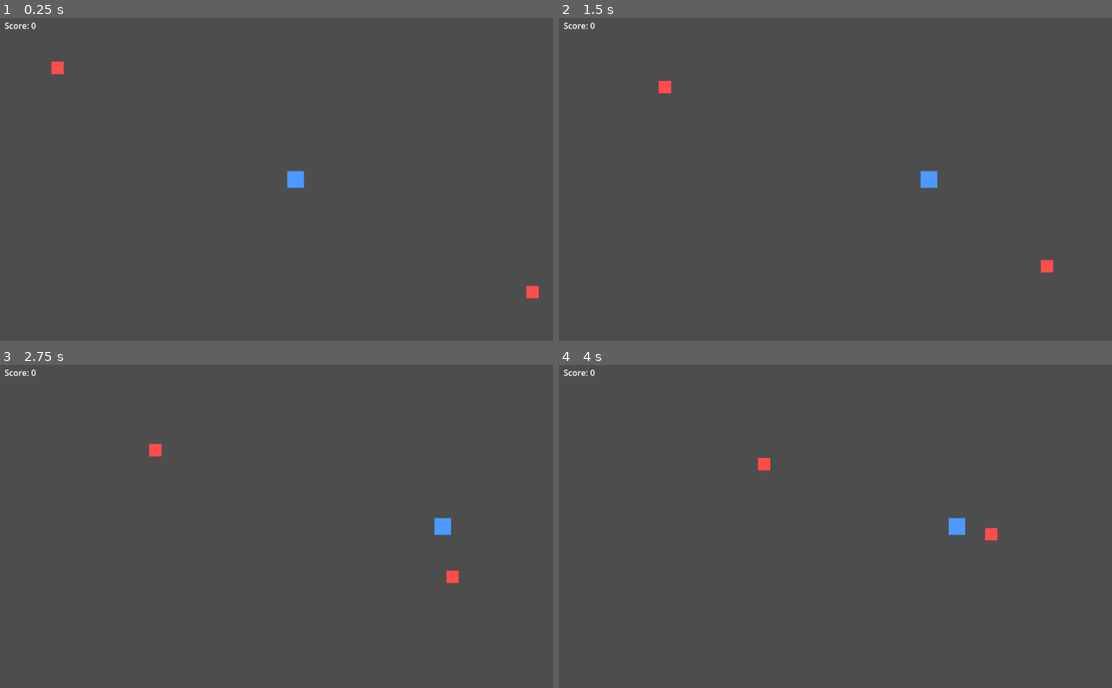
Above: before the commit, frames 1-4 (two rows, left to right).
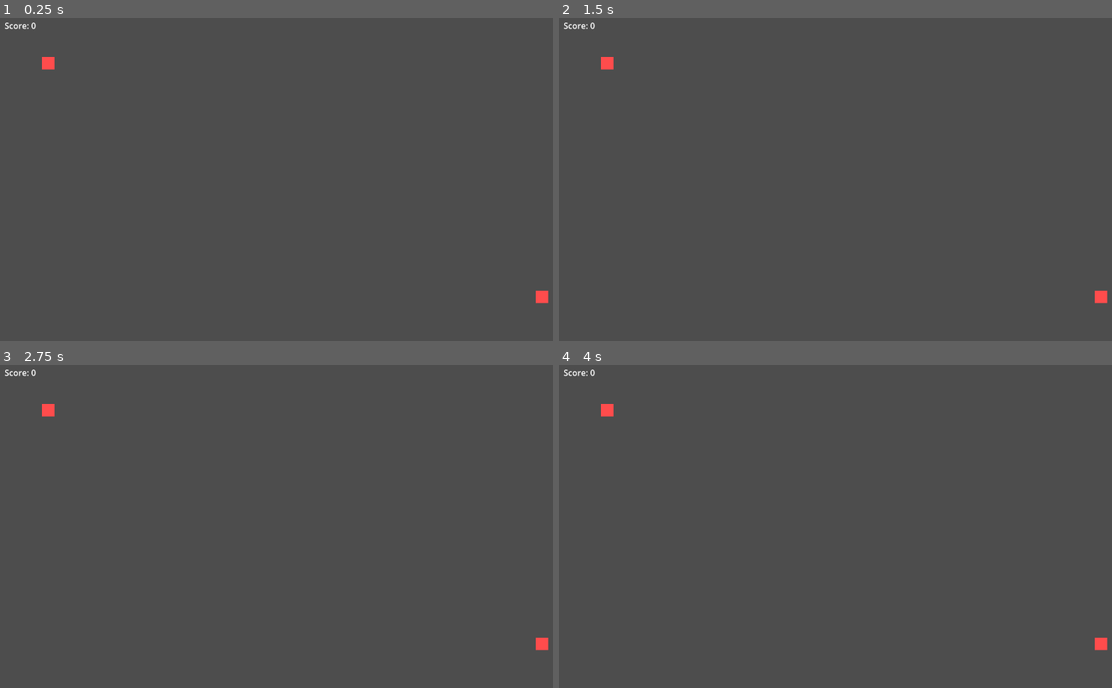
Above: after the commit, the same moments.

Repository: YodaTheCoder/godot-agent-bench
Game: Godot game, scene res://scenes/main.tscn
Same seed, same stepped clock (60 frames per second), same inputs: the game is played once before the commit and once after it.
Inputs (mouse positions are in pixels of both pictures, inside the frame that each line leads up to):
- Up to frame 1 (0.25 s): no input
- Up to frame 2 (1.5 s): tap Enter (ui_accept) at 0.5, 0.77 s; move the mouse to (984, 163) at 0.52 s; hold Right (ui_right) 0.53-1.25 s; hold Shift 0.53-1.25 s; click (984, 163) at 0.67 s; drag from (735, 195) to (824, 247) at 1.27 s
- Up to frame 3 (2.75 s): move the mouse to (353, 452) at 2.02 s; hold Right (ui_right) from 2.03 s (still down); tap Ctrl at 2.1 s
- Up to frame 4 (4 s): release Right (ui_right) at 2.75 s; drag from (824, 594) to (675, 474) at 2.77 s; move the mouse to (1034, 578) at 3.52 s; hold Left (ui_left) from 3.53 s (still down); tap Alt at 3.6 s; tap Enter (ui_accept) at 3.77 s

The runs differ from the first frame. In frame 1, 0.5% of the frame differs, in the area x 7-100%, y 12-89%; in frame 2, 0.5%; in frame 3, 0.5%; in frame 4, 0.5%.

Commit message:
e5-vk-qwen-ctx32k-20261109073914 011-status-effects r1

Diff:
--- a/scenes/player.tscn
+++ b/scenes/player.tscn
@@ -21,5 +21,8 @@
 [node name="Health" type="Node" parent="."]
 script = ExtResource("2_health")
 
+[node name="StatusEffects" type="Node" parent="."]
+script = ExtResource("res://scripts/components/status_effects.gd")
+
 [node name="Weapon" type="Node" parent="."]
 script = ExtResource("3_weapon")
--- /dev/null
+++ b/scripts/components/status_effects.gd
@@ -0,0 +1,43 @@
+class_name StatusEffects extends Node
+
+var active_effects: Array = []
+
+func _physics_process(delta: float) -> void:
+	tick(delta)
+
+func add(effect: StatusEffect) -> void:
+	var effect_data = {
+		"effect": effect,
+		"remaining_time": effect.duration
+	}
+	active_effects.append(effect_data)
+
+func tick(delta: float) -> void:
+	var i = 0
+	while i < active_effects.size():
+		var effect_data = active_effects[i]
+		var effect = effect_data["effect"]
+		var remaining_time = effect_data["remaining_time"]
+
+		var step = min(delta, remaining_time)
+		effect.apply_tick(get_parent(), step)
+
+		remaining_time -= step
+		effect_data["remaining_time"] = remaining_time
+
+		if remaining_time <= 0:
+			active_effects.remove_at(i)
+		else:
+			i += 1
+
+func active_count() -> int:
+	return active_effects.size()
+
+func speed_multiplier() -> float:
+	var multiplier = 1.0
+	for effect_data in active_effects:
+		var effect = effect_data["effect"]
+		if effect is Slow:
+			multiplier *= effect.multiplier
+
+	return multiplier
--- /dev/null
+++ b/scripts/effects/poison.gd
@@ -0,0 +1,22 @@
+class_name Poison extends StatusEffect
+
+@export var damage_per_second := 5.0
+
+func apply_tick(target: Node, delta: float) -> void:
+	var health_node = target.get_node("Health") if target.has_node("Health") else null
+	if health_node == null:
+		return
+
+	# Keep track of accumulated damage
+	if not target.has_meta("poison_damage_accumulated"):
+		target.set_meta("poison_damage_accumulated", 0.0)
+
+	var accumulated = target.get_meta("poison_damage_accumulated")
+	accumulated += damage_per_second * delta
+	var damage_to_deal = int(accumulated)
+	accumulated -= damage_to_deal
+
+	if damage_to_deal > 0:
+		health_node.damage(damage_to_deal)
+
+	target.set_meta("poison_damage_accumulated", accumulated)
--- /dev/null
+++ b/scripts/effects/slow.gd
@@ -0,0 +1,8 @@
+class_name Slow extends StatusEffect
+
+@export var multiplier := 0.5
+
+func apply_tick(target: Node, delta: float) -> void:
+	# Slow effect is handled by the StatusEffects component
+	# This base implementation does nothing
+	pass
--- /dev/null
+++ b/scripts/effects/status_effect.gd
@@ -0,0 +1,7 @@
+class_name StatusEffect extends Resource
+
+@export var duration := 1.0
+
+func apply_tick(target: Node, delta: float) -> void:
+	# Base class does nothing
+	pass
--- a/scripts/player.gd
+++ b/scripts/player.gd
@@ -4,15 +4,20 @@
 @export var speed := 200.0
 
 @onready var weapon: Weapon = $Weapon
+@onready var status_effects: StatusEffects = $StatusEffects
 
 
 static func compute_velocity(input: Vector2, speed: float) -> Vector2:
 	return input.normalized() * speed
 
 
+func effective_speed() -> float:
+	return speed * status_effects.speed_multiplier()
+
+
 func _physics_process(_delta: float) -> void:
 	var input := Input.get_vector("ui_left", "ui_right", "ui_up", "ui_down")
-	velocity = compute_velocity(input, speed)
+	velocity = compute_velocity(input, effective_speed())
 	move_and_slide()
 	if Input.is_action_pressed("ui_accept"):
 		weapon.try_fire(Time.get_ticks_msec() / 1000.0)
